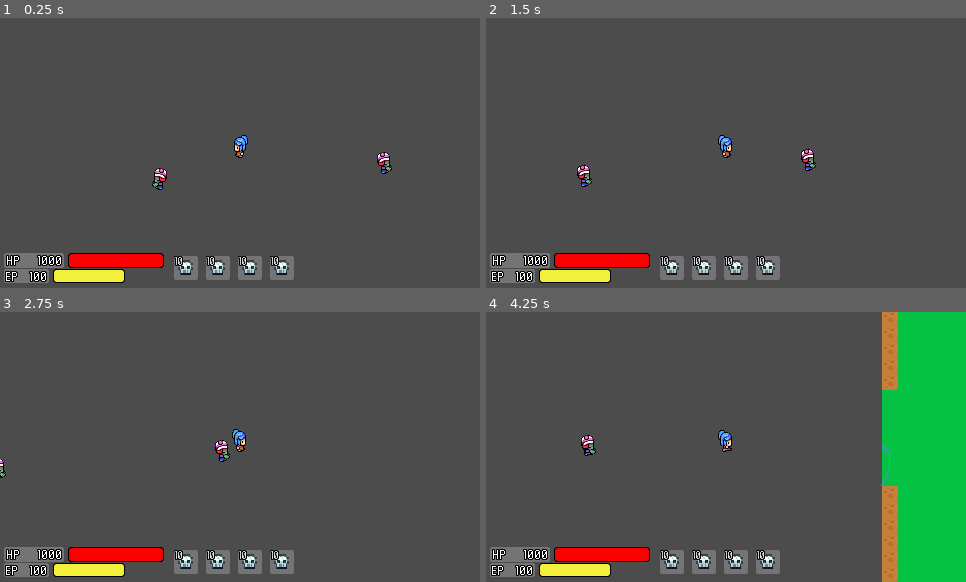
Above: before the commit, frames 1-4 (two rows, left to right).
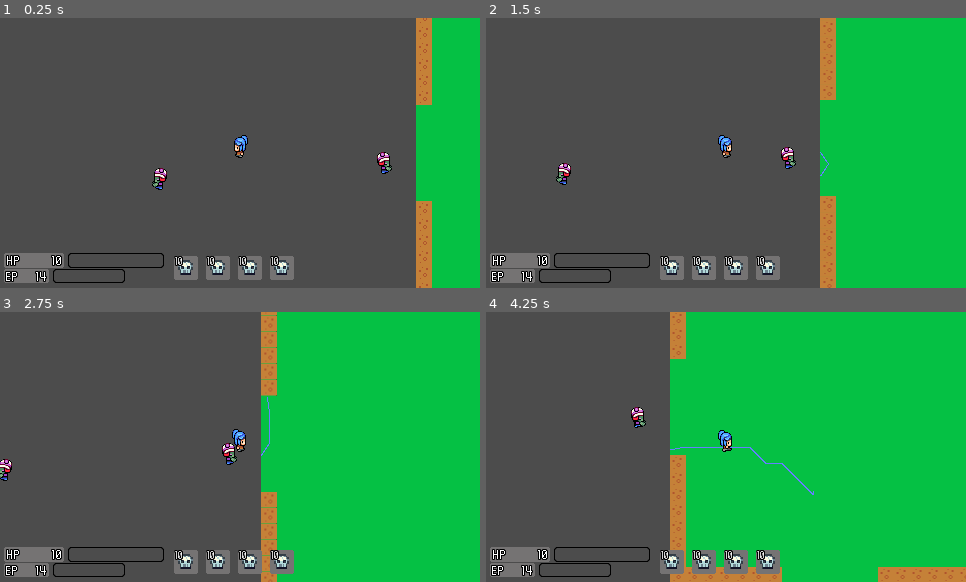
Above: after the commit, the same moments.

Repository: destroysound/DungeonCrawl
Game: Godot game, scene res://GameScene.tscn
The game is run twice, just before and just after one commit, with the same random seed, the same clock (stepped at 60 frames per second) and the same inputs.
Inputs (mouse positions are in pixels of both pictures, inside the frame that each line leads up to):
- Up to frame 1 (0.25 s): no input
- Up to frame 2 (1.5 s): move the mouse to (870, 163) at 0.52 s; click (870, 163) at 0.67 s; move the mouse to (601, 177) at 1.27 s; click (601, 177) at 1.42 s
- Up to frame 3 (2.75 s): move the mouse to (288, 387) at 2.02 s; click (288, 387) at 2.17 s
- Up to frame 4 (4.25 s): move the mouse to (702, 501) at 2.77 s; click (702, 501) at 2.92 s; move the mouse to (870, 487) at 3.52 s; click (870, 487) at 3.67 s

The runs differ from the first frame. In frame 1, 15% of the frame differs, in the area x 6-100%, y 0-100%; in frame 2, 33%; in frame 3, 47%, in the area x 0-100%, y 0-100%; in frame 4, 47%.
Error after the commit: Invalid get index 'maxHp' (on base: 'null instance'). (res://GUI.gd:14)

Commit message:
menu before graphics

Diff:
--- a/GameScene.tscn
+++ b/GameScene.tscn
@@ -1,10 +1,10 @@
 [gd_scene load_steps=6 format=2]
 
 [ext_resource path="res://GUI.tscn" type="PackedScene" id=1]
-[ext_resource path="res://Player.tscn" type="PackedScene" id=2]
+[ext_resource path="res://Player/Player.tscn" type="PackedScene" id=2]
 [ext_resource path="res://Enemy.tscn" type="PackedScene" id=3]
 [ext_resource path="res://RandomMap.tscn" type="PackedScene" id=4]
-[ext_resource path="res://GameScene.gd" type="Script" id=5]
+[ext_resource path="res://Managment/GameScene.gd" type="Script" id=5]
 
 [node name="GameScene" type="Node2D"]
 script = ExtResource( 5 )
@@ -41,6 +41,3 @@
 modulate = Color( 1, 1, 1, 0.498039 )
 begin_cap_mode = 2
 end_cap_mode = 2
-[connection signal="died" from="YSort/Player" to="CanvasLayer/UI" method="_on_Player_died"]
-[connection signal="health_changed" from="YSort/Player" to="CanvasLayer/UI" method="_on_Player_health_changed"]
-[connection signal="stamina_changed" from="YSort/Player" to="CanvasLayer/UI" method="_on_Player_stamina_changed"]
--- a/Items/TestSword.tres
+++ b/Items/TestSword.tres
@@ -4,7 +4,7 @@
 
 [resource]
 script = ExtResource( 1 )
-name = ""
+name = "Sword"
 stackable = false
 max_stack_size = 1
-type = 0
+type = 3
--- a/GameScene.gd
+++ b/Managment/GameScene.gd
@@ -1,4 +1,8 @@
 extends Node2D
+
+signal player_initialised
+
+var player
 
 onready var nav_2d : Navigation2D = $Navigation2D
 onready var character : KinematicBody2D = $YSort/Player
@@ -8,6 +12,9 @@
 var wasPathing: bool = false
 
 func _process(delta):
+	if not player:
+		initialise_player()
+		return
 	OS.set_window_title(" fps: " + str(Engine.get_frames_per_second()))
 
 func _ready():
@@ -19,6 +26,25 @@
 
 	#OS.set_window_size(Vector2(1280, 800))
 	pass
+
+func initialise_player():
+	player = get_tree().get_root().get_node("/root/GameScene/YSort/Player")
+	if not player:
+		return
+
+	emit_signal("player_initialised", player)
+
+	player.invintory.connect("invintory_changed", self, "_on_player_invintory_changed")
+
+	var existing_invintory = load("user://invintory.tres")
+	if existing_invintory:
+		player.invintory.set_items(existing_invintory.get_items())
+	else:
+		#give player 3 potions
+		player.invintory.add_items("Potion", 3)
+
+func _on_player_invintory_changed(invintory):
+	ResourceSaver.save("user://invintory.tres", invintory)
 
 func _unhandled_input(event: InputEvent) -> void:
 	if not event is InputEventMouseButton:
--- /dev/null
+++ b/Managment/ItemDatabase.gd
@@ -0,0 +1,22 @@
+extends Node
+
+var items = Array()
+
+func _ready():
+	var directory = Directory.new()
+	directory.open("res://Items")
+	directory.list_dir_begin()
+
+	var fileName = directory.get_next()
+	while(fileName):
+		if not directory.current_is_dir():
+			items.append(load("res://Items/%s" % fileName))
+
+		fileName = directory.get_next()
+
+func get_item(item_name):
+	for i in items:
+		if i.name == item_name:
+			return i
+
+	return null
--- /dev/null
+++ b/Player/Invintory.gd
@@ -0,0 +1,53 @@
+extends Node
+class_name Invintory
+
+signal invintory_changed
+
+export var _items = Array() setget set_items, get_items
+
+func set_items(new_items):
+	_items = new_items
+	emit_signal("invintory_changed", self)
+
+func get_items():
+	return _items
+
+func get_item(index):
+	return _items[index]
+
+func add_item(item_name, quantity):
+	if quantity <= 0:
+		print("cant add a negative number of items")
+		return
+
+	var item = ItemDatabase.get_item(item_name)
+	if not item:
+		print("could not find item")
+		return
+
+	var remaining_quantity = quantity
+	var max_stack_size = item.max_stack_size if item.stackable else 1
+
+	if item.stackable:
+		for i in range(_items.size()):
+			if remaining_quantity == 0:
+				break
+
+			var invintory_item = _items[i]
+
+			if invintory_item.item_reference.name != item.name:
+				continue
+
+			if invintory_item.quantity < max_stack_size:
+				var original_quantity = invintory_item.quantity
+				invintory_item.quantity = min(original_quantity + remaining_quantity, max_stack_size)
+				remaining_quantity -= invintory_item.quantity - original_quantity
+	while remaining_quantity > 0:
+		var new_item = {
+			item_reference = item,
+			quantity = min(remaining_quantity, max_stack_size)
+		}
+		_items.append(new_item)
+		remaining_quantity -= new_item.quantity
+
+	emit_signal("invintory_changed", self)
--- a/Player.gd
+++ b/Player/Player.gd
@@ -19,6 +19,9 @@
 var dashLength = 100
 
 var damageText = preload("res://DamageText.tscn")
+
+var invintory_resource = load("res://Player/Invintory.gd")
+var invintory = invintory_resource.new()
 
 signal health_changed(curHp, maxHp)
 signal stamina_changed(curStamina, maxStamina)
--- a/Player.tscn
+++ b/Player/Player.tscn
@@ -1,7 +1,7 @@
 [gd_scene load_steps=28 format=2]
 
 [ext_resource path="res://Chara/character1-split.png" type="Texture" id=1]
-[ext_resource path="res://Player.gd" type="Script" id=2]
+[ext_resource path="res://Player/Player.gd" type="Script" id=2]
 
 [sub_resource type="CanvasItemMaterial" id=1]
 
@@ -198,7 +198,6 @@
 position = Vector2( 0, -10 )
 frames = SubResource( 24 )
 animation = "attack_down"
-frame = 1
 playing = true
 
 [node name="CanvasModulate" type="CanvasModulate" parent="AnimatedSprite"]
--- a/project.godot
+++ b/project.godot
@@ -14,6 +14,11 @@
 "language": "GDScript",
 "path": "res://DamageText.gd"
 }, {
+"base": "Node",
+"class": "Invintory",
+"language": "GDScript",
+"path": "res://Player/Invintory.gd"
+}, {
 "base": "Resource",
 "class": "ItemResource",
 "language": "GDScript",
@@ -21,6 +26,7 @@
 } ]
 _global_script_class_icons={
 "DamageText": "",
+"Invintory": "",
 "ItemResource": ""
 }
 
@@ -29,6 +35,11 @@
 config/name="DungeonCrawl"
 run/main_scene="res://GameScene.tscn"
 config/icon="res://icon.png"
+
+[autoload]
+
+GameScene="*res://Managment/GameScene.gd"
+ItemDatabase="*res://Managment/ItemDatabase.gd"
 
 [display]
 
